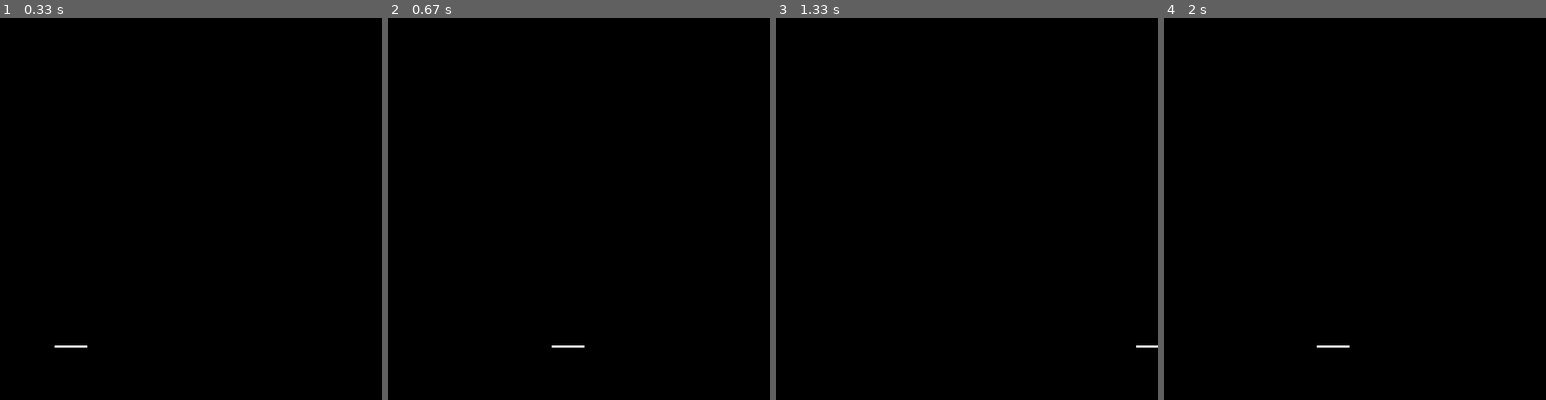
Above: before the commit, frames 1-4 (left to right).
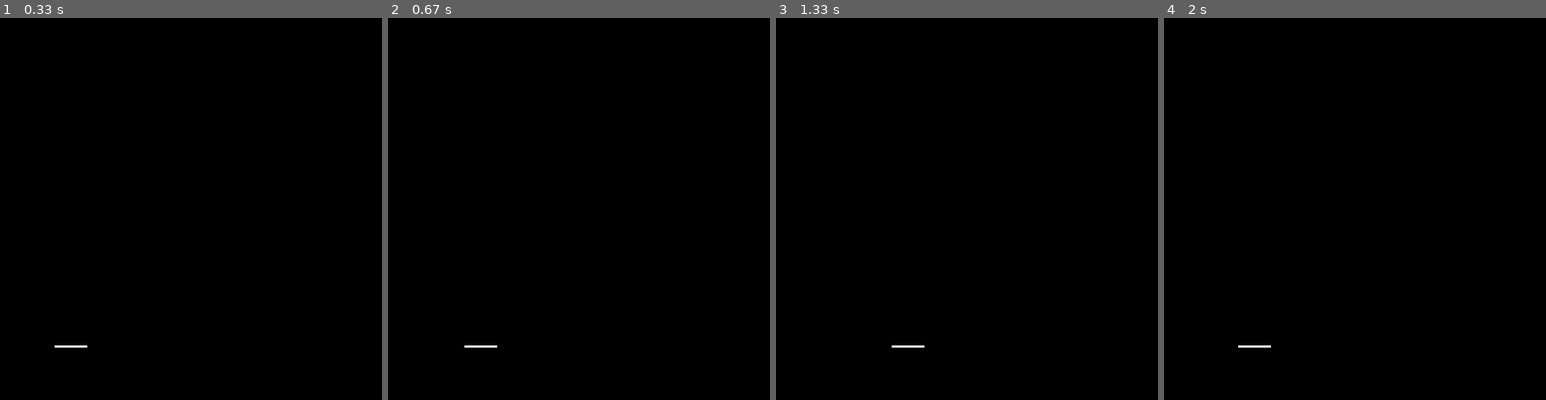
Above: after the commit, the same moments.

Repository: SkovanskiyS/40-projects-40-days
Game: pygame game, started from learning python/8 project/animation_practice/main.py
The game is run twice, just before and just after one commit, with the same random seed, the same clock (stepped at 60 frames per second) and the same inputs.
Inputs:
- Up to frame 1 (0.33 s): no input
- Up to frame 2 (0.67 s): hold Right from 0.33 s (still down)
- Up to frame 3 (1.33 s): release Right at 0.8 s; hold Right 0.83-1.3 s
- Up to frame 4 (2 s): hold Left 1.33-1.87 s; hold Left from 1.9 s (still down)

Frame 1 is identical in both runs. In frame 2, 0.1% of the frame differs, in the area x 20-52%, y 85-87%; in frame 3, less than 0.1%; in frame 4, 0.1%.

Commit message:
git init

Diff:
--- a/learning python/8 project/animation_practice/main.py
+++ b/learning python/8 project/animation_practice/main.py
@@ -2,28 +2,39 @@
 import time
 
 import pygame
+import pymunk.pygame_util
 
+WIDTH = 700
+HEIGHT = 700
 pygame.init()
-screen = pygame.display.set_mode((700, 700))
+screen = pygame.display.set_mode((WIDTH, HEIGHT))
 running = True
 X = 100
 Y = 600
-speed = 10
+speed = 1
 models = []
 clock_ = pygame.time.Clock()
-FPS = 60
+FPS = 12312
 W_RECT = 60
 H_RECT = 4
 animation_count = 0
 
+pymunk.pygame_util.positive_y_is_up = False
+#переменные Pymunk
+
+draw_options = pymunk.pygame_util.DrawOptions(screen)
 for i in range(1, 10):
     models.append(pygame.image.load(f'images/image_part_00{i}.png'))
 models.append(pygame.image.load(f'images/image_part_0010.png'))
+ball_x = 20
+ball_y = 20
+
 
 while running:
 
     get_pressed = pygame.key.get_pressed()
     screen.fill((0, 0, 0))
+
     if X <= -70:
         X = 700
     elif X >= 700:
@@ -34,7 +45,7 @@
     elif get_pressed[pygame.K_LEFT]:
         X -= speed
     pygame.draw.rect(screen, "White", (X, Y, W_RECT, H_RECT))
-    pygame.display.update()
+    pygame.display.flip()
     for i in pygame.event.get():
         if i.type == pygame.QUIT:
             running = False
